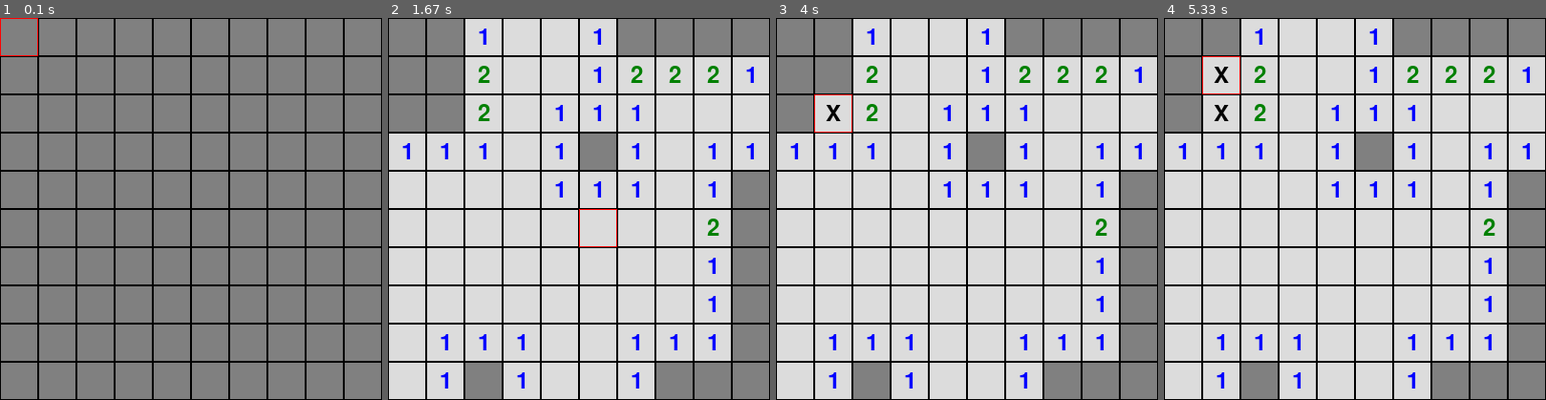
Above: before the commit, frames 1-4 (left to right).
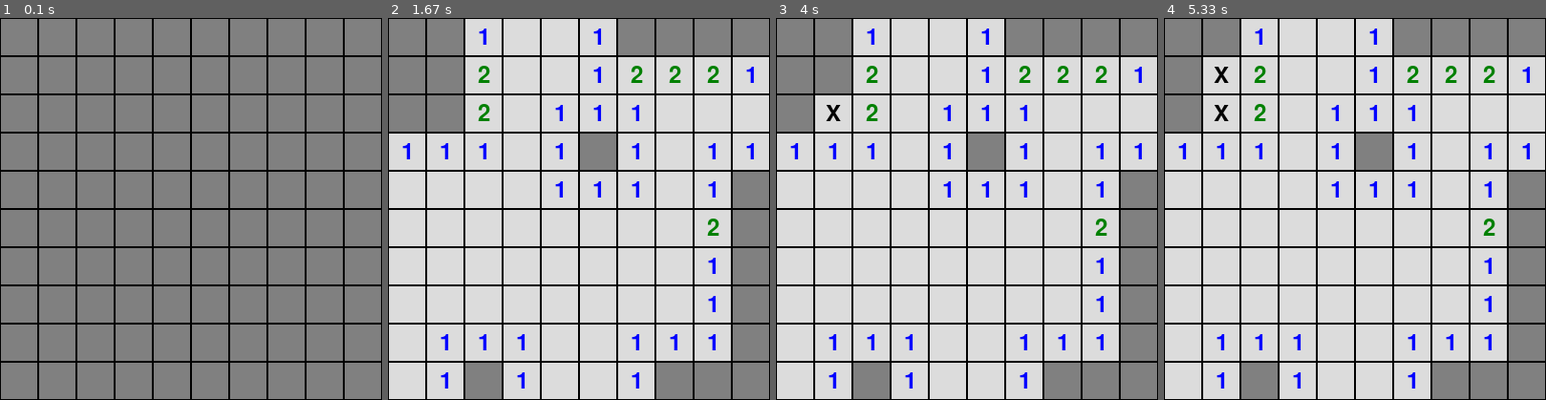
Above: after the commit, the same moments.

Repository: i0z0m/minesweeper-pygame
Game: pygame game, started from src/minesweeper_pygame/__main__.py
The game is run twice, just before and just after one commit, with the same random seed, the same clock (stepped at 60 frames per second) and the same inputs.
Inputs (mouse positions are in pixels of both pictures, inside the frame that each line leads up to):
- Up to frame 1 (0.1 s): no input
- Up to frame 2 (1.67 s): click (579, 209) at 0.38 s
- Up to frame 3 (4 s): click (821, 124) at 3.72 s
- Up to frame 4 (5.33 s): click (1240, 79) at 5.05 s

The runs differ from the first frame. In frame 1, 0.1% of the frame differs, in the area x 0-10%, y 0-10%; in frame 2, 0.1%; in frame 3, 0.1%; in frame 4, 0.1%.

Commit message:
Do not show mouse-over cells in red

Diff:
--- a/src/minesweeper_pygame/__main__.py
+++ b/src/minesweeper_pygame/__main__.py
@@ -108,12 +108,6 @@
         screen.fill(WHITE)
         draw_grid(screen, grid, CELL_SIZE)
 
-        # マウスオーバーのセルを赤色で表示
-        mouse_pos = pygame.mouse.get_pos()
-        mouse_row = mouse_pos[1] // CELL_SIZE
-        mouse_col = mouse_pos[0] // CELL_SIZE
-        pygame.draw.rect(screen, RED, (mouse_col * CELL_SIZE, mouse_row * CELL_SIZE, CELL_SIZE, CELL_SIZE), 1)
-
         pygame.display.flip()
 
         for event in pygame.event.get():
